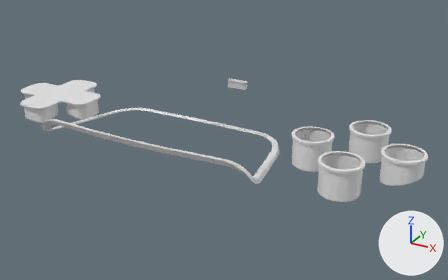
The OBJ model PadForge.App/3DModels/DualSense/White/Transparent.obj, before and after one commit.
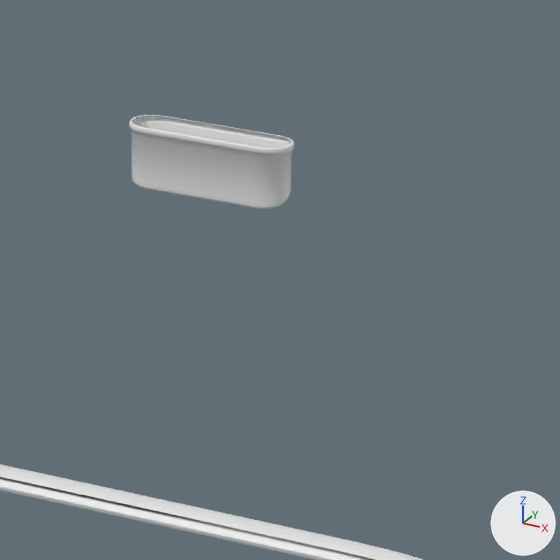
There are two pictures of each version: one whole from a camera (50 mm lens) standing at (89.5, -163.9, 47.5) and looking at (9.7, -18.7, -25.1), one close up on the part from 47% to 63% of the width and 23% to 48% of the height. Arrows for +X, +Y and +Z are at lower right; the lights stay in place. The first two pictures are the older version. Where no turn or scale is listed for an object, it has been applied to the vertices.

Objects in the first close-up: 'Transparent.001'.
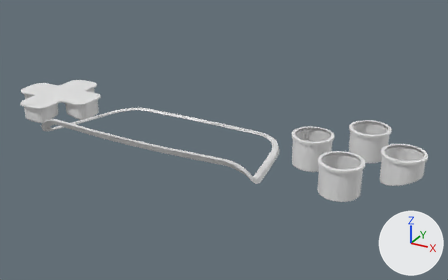
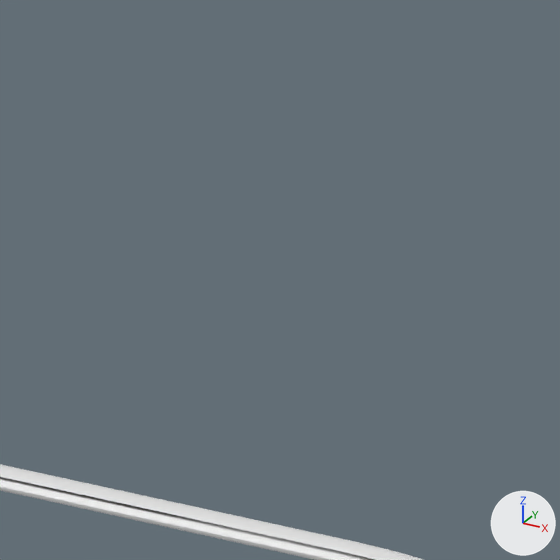
What differs and where, as boxes [x1, y1, x2, y2] in the close-ups (560 x 560 px):
'Transparent.001', reshaped: before [0, 115, 423, 560]; after [0, 464, 423, 560]
part 1 of me_transparent_001, deleted: before [129, 115, 294, 210]

What changed in the scene script:
```text
Change me_transparent_001:
    used by ob_transparent_001; location = (0.0, 0.0, 0.0)
    remove me_transparent_001.from_pydata(...)  # 8889 vertices, 8810 faces; spans x -63.8..67.3, y -50.5..8.9, z -25.9..-15.0
    add me_transparent_001.from_pydata(...)  # 8440 vertices, 8378 faces; spans x -63.8..67.3, y -50.5..-5.1, z -25.9..-15.0
    me_transparent_001 part 1: the loose piece of 449 vertices spanning x -3.6..3.6, y 7.0..8.9, z -18.8..-16.1 is deleted
```
